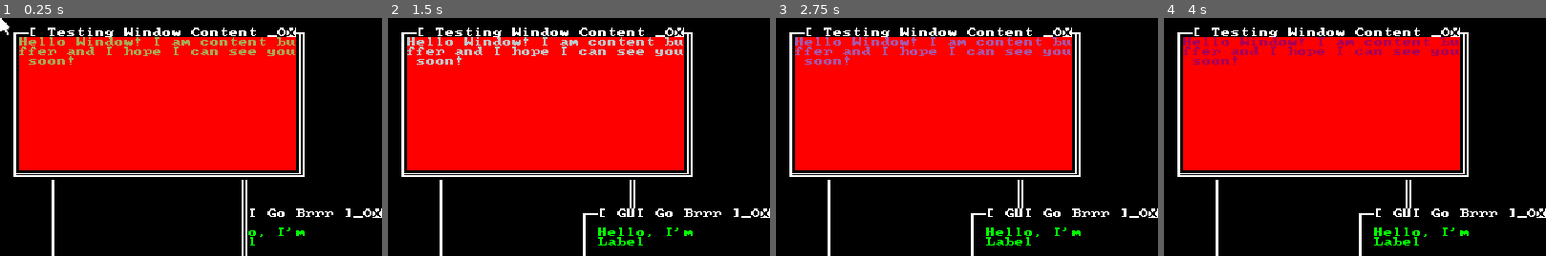
Above: before the commit, frames 1-4 (left to right).
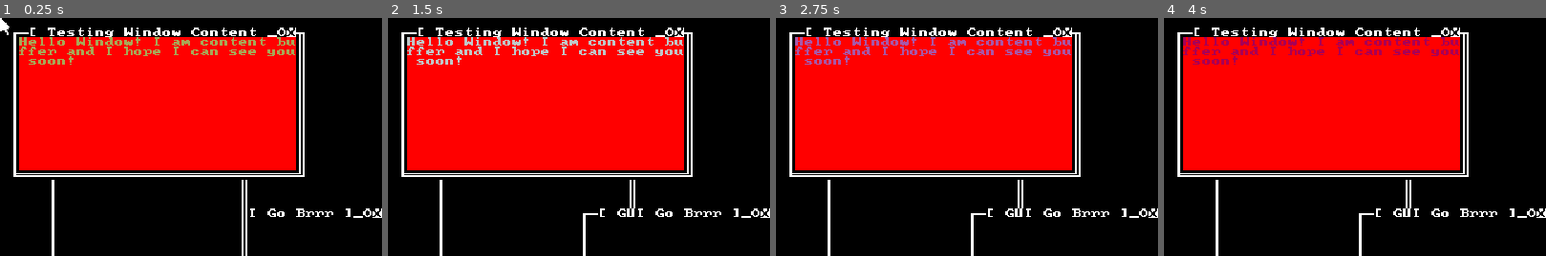
Above: after the commit, the same moments.

Repository: Honzapkcz/godot-de
Game: Godot game, scene res://wm.tscn
Same seed, same stepped clock (60 frames per second), same inputs: the game is played once before the commit and once after it.
Inputs (mouse positions are % of the whole screen's width and height, from its top left):
- Up to frame 1 (0.25 s): no input
- Up to frame 2 (1.5 s): tap Enter at 0.5 s; move the mouse to (72, 45) at 0.52 s; click (72, 45) at 0.67 s; tap Space at 1.25 s; move the mouse to (30, 55) at 1.27 s; click (30, 55) at 1.42 s
- Up to frame 3 (2.75 s): move the mouse to (60, 28) at 2.02 s; click (60, 28) at 2.17 s
- Up to frame 4 (4 s): move the mouse to (45, 70) at 2.77 s; click (45, 70) at 2.92 s; move the mouse to (80, 65) at 3.52 s; click (80, 65) at 3.67 s
The pictures show only the part of the screen within x 0-50%, y 0-50%; the shares and areas given below are measured in that part.

The runs differ from the first frame. In frame 1, 0.1% of the frame differs, in the area x 65-80%, y 88-96%; in frame 2, 0.4%, in the area x 55-80%, y 88-96%; in frame 3, 0.4%; in frame 4, 0.4%.

Commit message:
Children will get cut out when making window too small.

Diff:
--- a/TextPositionContainer.gd
+++ b/TextPositionContainer.gd
@@ -16,5 +16,6 @@
 	content.clear(0x00)
 	i = children.size() - 1
 	while i >= 0:
-		children[i].content.copy(content, children[i].rect.position.x, children[i].rect.position.y)
+		# I'm starting to get scared of cooking
+		children[i].content.copyrect(content, 0, 0, children[i].rect.position.x, children[i].rect.position.y, mini(rect.size.x - children[i].rect.position.x, children[i].rect.size.x), mini(rect.size.y - children[i].rect.position.y, children[i].rect.size.y))
 		i -= 1
